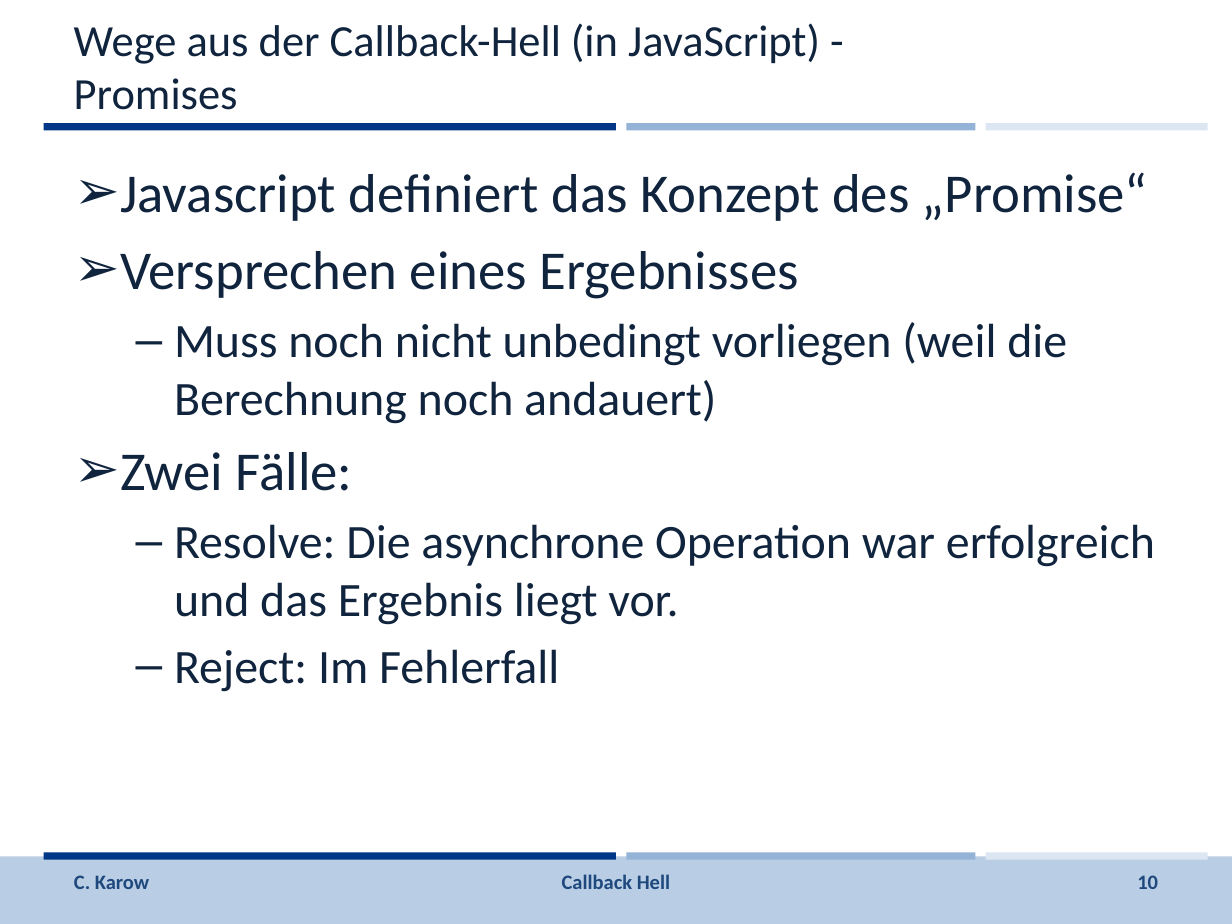
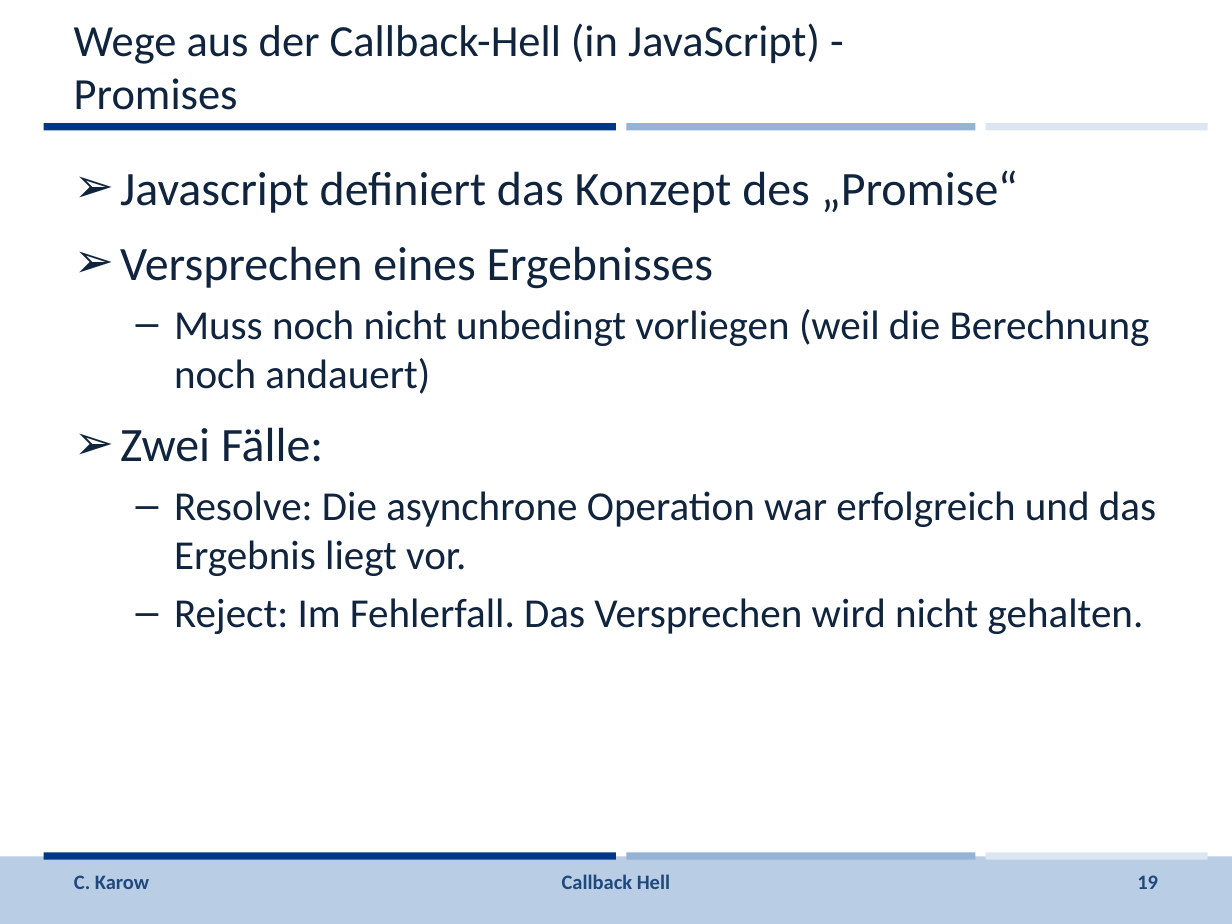
Before and after one commit to johbra/Reaktive-Programmierung, a slide deck: slide 19 of Vorlesung/Folien/CallbackHell.pptx (slide 10 before the commit). Drawn at 1232x924 pixels with LibreOffice and Linux fonts; fonts in the diff are those of the drawing; background and template pictures are left out. Boxes give left, top, right and bottom in pixels: in the first picture for what was removed or moved away, otherwise in the second. Text is boxed around its words. In the diff, an @@ line names an element or a change of style, - is before the commit and + after.

```diff
--- a/Vorlesung/Folien/CallbackHell.pptx
+++ b/Vorlesung/Folien/CallbackHell.pptx
@@ text at (120,170,1156,576): size 32 to 28 pt in "Javascript definiert das Konzept des „Promise“", "Versprechen eines Ergebnisses", "Zwei Fälle:"; size 28 to 24 pt in "Muss noch nicht unbedingt vorliegen (weil die ...", "Resolve: Die asynchrone Operation war erfolgreich und ..."; more space between paragraphs @@
@@ text at (174,598,1144,634): text changed; size 28 to 24 pt @@
-  – Reject: Im Fehlerfall
+  – Reject: Im Fehlerfall. Das Versprechen wird nicht gehalten.
@@ page number at (1137,875,1158,889): text changed @@
-10
+19
```
Also in this commit, not shown: 6 other slides changed, 11 slides added, 3 other files.
